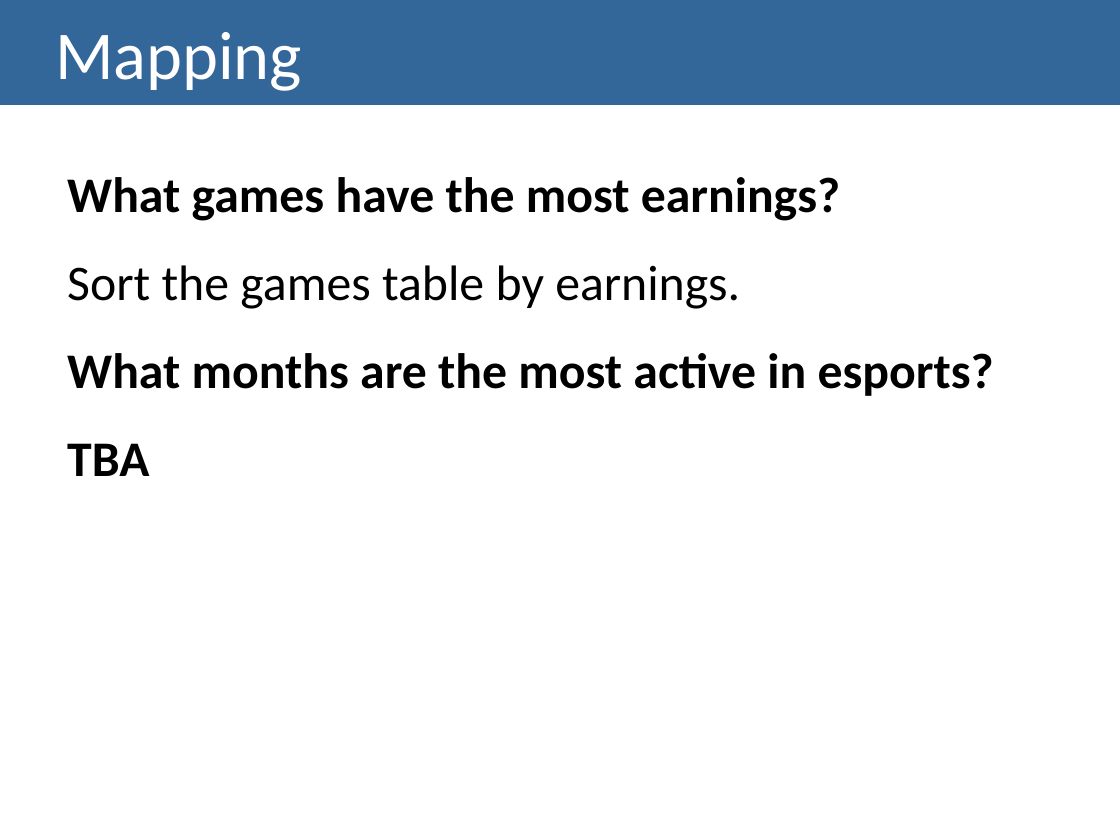
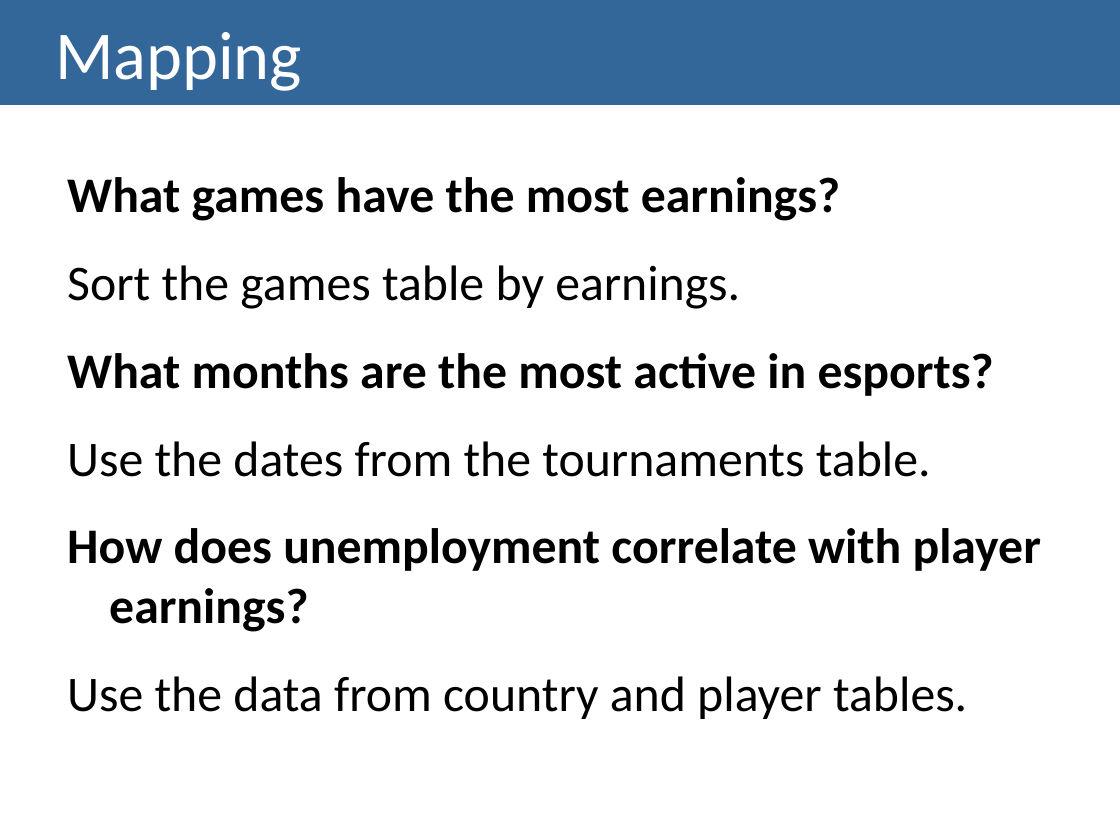
Before and after one commit to lucasrafael98/IV1819-esports, a slide deck: slide 18 of docs/Checkpoint II - Presentation.pptx (slide 17 before the commit). Drawn at 1120x840 pixels with LibreOffice and Linux fonts; fonts in the diff are those of the drawing. Boxes give left, top, right and bottom in pixels: in the first picture for what was removed or moved away, otherwise in the second. Text is boxed around its words. In the diff, an @@ line names an element or a change of style, - is before the commit and + after.

```diff
--- a/docs/Checkpoint II - Presentation.pptx
+++ b/docs/Checkpoint II - Presentation.pptx
@@ text at box(67, 441, 1041, 719): text changed; bold off @@
-TBA
+Use the dates from the tournaments table.
+How does unemployment correlate with player earnings?
+Use the data from country and player tables.
```
Also in this commit, not shown: 5 other slides changed, 1 slide added.
